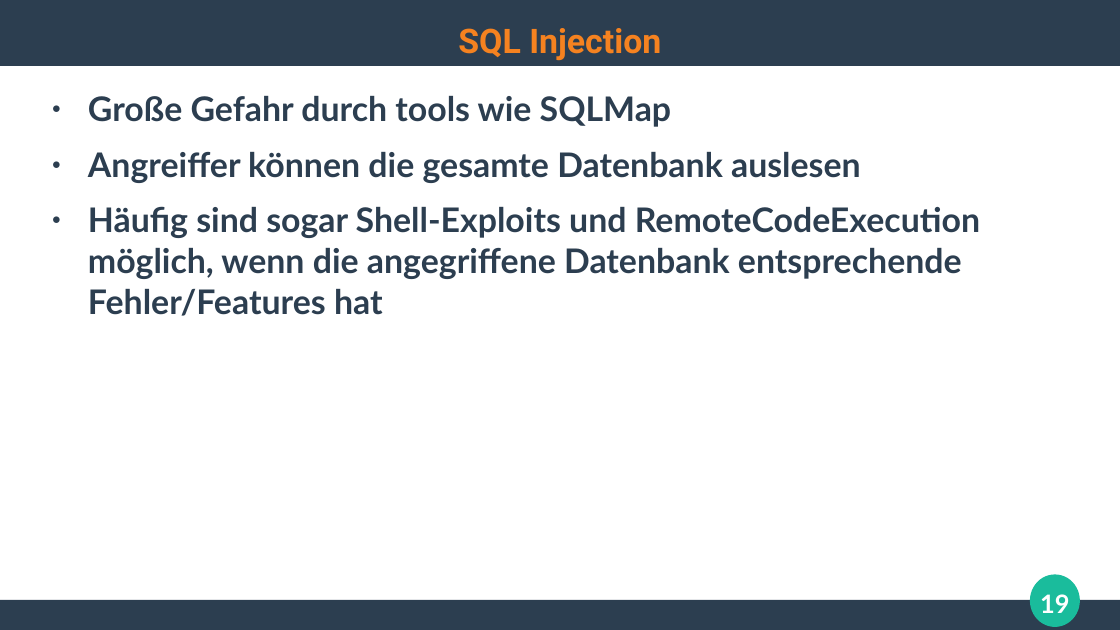
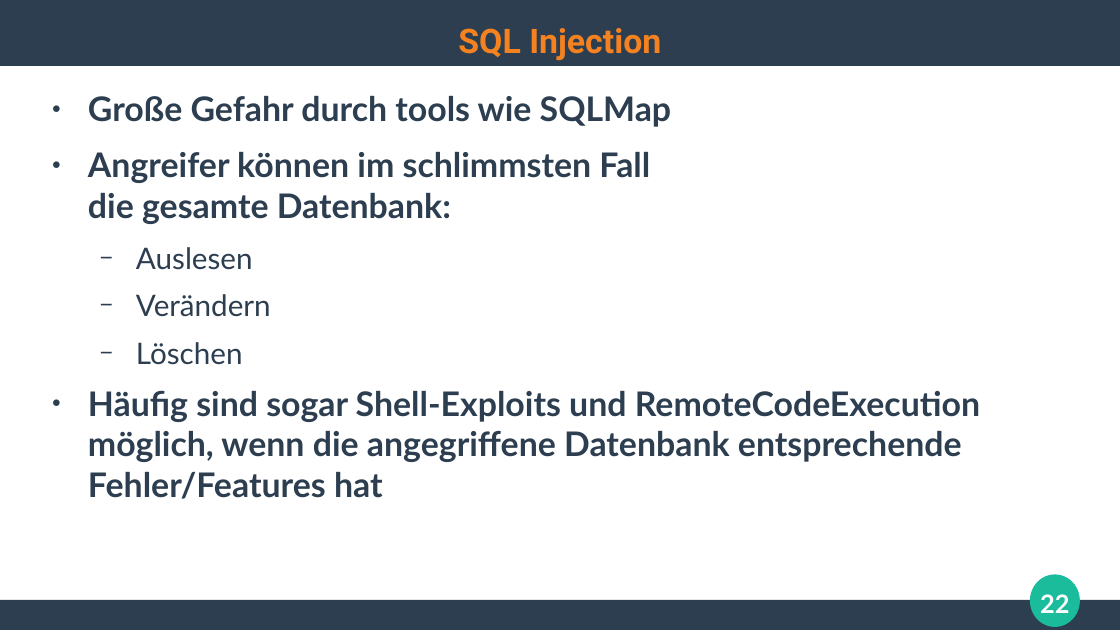
Before and after one commit to ghandmann/HS-AlbSig-WebAnwendungen2, a slide deck: slide 22 of Kapitel/06_WebSecurity.odp (slide 19 before the commit). Drawn at 1120x630 pixels with LibreOffice and Linux fonts; fonts in the diff are those of the drawing. Boxes give left, top, right and bottom in pixels: in the first picture for what was removed or moved away, otherwise in the second. Text is boxed around its words. In the diff, an @@ line names an element or a change of style, - is before the commit and + after.

```diff
--- a/Kapitel/06_WebSecurity.odp
+++ b/Kapitel/06_WebSecurity.odp
@@ text at <box>88,152,650,365</box>: text changed @@
-● Angreiffer können die gesamte Datenbank auslesen
+● Angreifer können im schlimmsten Fall
+  die gesamte Datenbank:
+  − Auslesen
+  − Verändern
+  − Löschen
@@ page number at <box>1040,594,1069,613</box>: text changed @@
-19
+22
```
Also in this commit, not shown: 6 other slides changed, 6 slides added, 3 slides removed.
